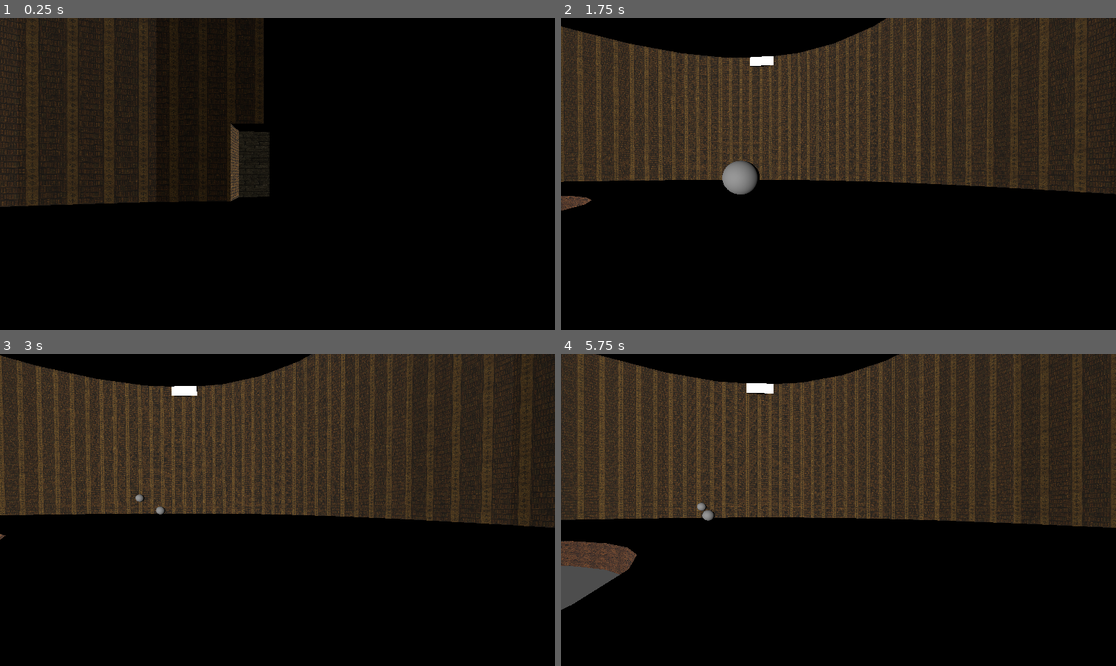
Above: before the commit, frames 1-4 (two rows, left to right).
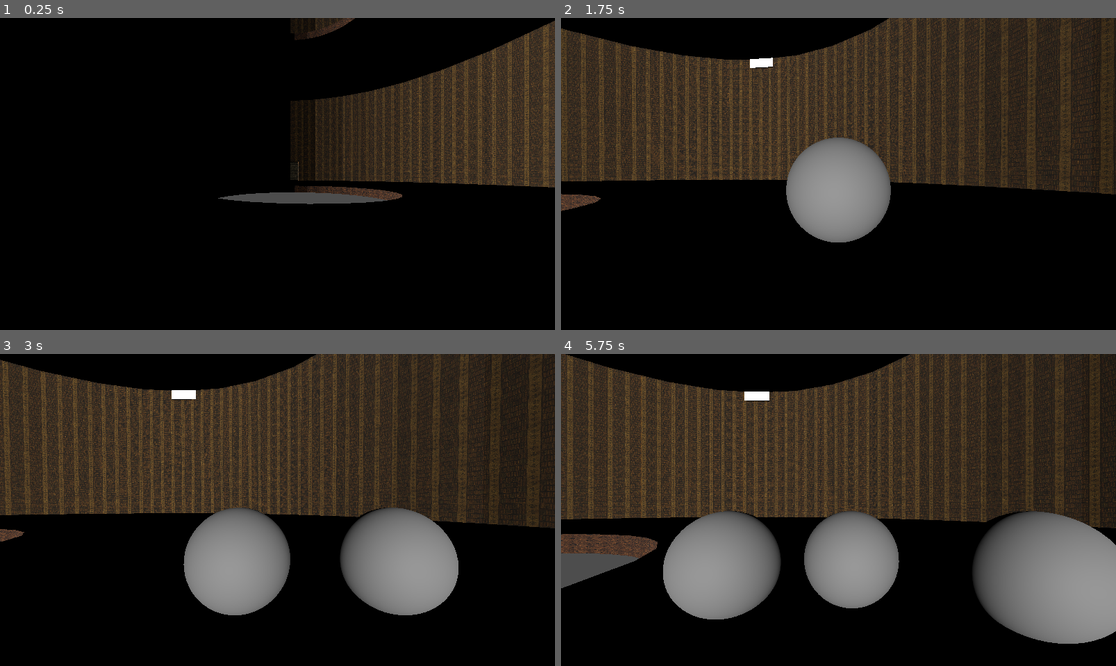
Above: after the commit, the same moments.

Repository: tharpm95/orb_thrower
Game: Godot game, scene res://worlds/level_1.tscn
Same seed, same stepped clock (60 frames per second), same inputs: the game is played once before the commit and once after it.
Inputs (mouse positions are in pixels of both pictures, inside the frame that each line leads up to):
- Up to frame 1 (0.25 s): no input
- Up to frame 2 (1.75 s): move the mouse to (866, 174) at 0.52 s; hold A (A) 0.53-1.28 s; tap D (D) at 0.8, 1.35 s; move the mouse to (810, 174) at 1.27 s; click (810, 174) at 1.55 s
- Up to frame 3 (3 s): move the mouse to (288, 503) at 2.02 s; press the mouse at (288, 503) at 2.03 s; tap S (S) at 2.3, 2.85 s; move the mouse to (271, 516) at 2.77 s; release the mouse at (271, 516) at 2.78 s
- Up to frame 4 (5.75 s): tap A (A) at 3.05 s; move the mouse to (877, 513) at 3.52 s; hold A (A) 3.53-4.28 s; tap D (D) at 3.8, 4.35 s; move the mouse to (794, 506) at 4.27 s; click (794, 506) at 4.55 s; move the mouse to (844, 510) at 5.02 s; press the mouse at (844, 510) at 5.03 s; tap S (S) at 5.3 s

The runs differ from the first frame. In frame 1, 40% of the frame differs, in the area x 0-100%, y 0-61%; in frame 2, 20%; in frame 3, 27%; in frame 4, 39%.

Commit message:
Orbs placed based on camera direction

Diff:
--- a/scripts/movement.gd
+++ b/scripts/movement.gd
@@ -3,7 +3,7 @@
 const SPEED = 5.0
 const JUMP_VELOCITY = 4.5
 const FALL_THRESHOLD = -100.0
-const LAUNCH_FORCE = 20.0
+const LAUNCH_FORCE = 10.0
 
 @onready var camera = $Camera3D
 
@@ -67,16 +67,20 @@
 		var sphere_instance = sphere_scene.instantiate()
 		add_child(sphere_instance)
 
-		# Position the sphere at the camera's position
-		sphere_instance.global_transform.origin = camera.global_transform.origin
+		# Position the sphere slightly in front of the camera, in the direction the camera is facing
+		var start_position = camera.global_transform.origin - camera.basis.z * 2  # Adjusted to move forward in the camera's view
+		sphere_instance.global_transform.origin = start_position
+		print("Sphere initialized at: ", sphere_instance.global_transform.origin)
 
-		# Get the direction the camera is facing
-		var launch_direction = -camera.basis.z.normalized()
+		# Hardcoded impulse direction
+		var hardcoded_direction = Vector3(1, 0, 1).normalized()
+		print("Applying impulse: ", hardcoded_direction)
 
-		# Apply force to the sphere in the direction the camera is facing
+		# Apply force to the sphere in this hardcoded direction
 		var sphere_rigidbody = sphere_instance as RigidBody3D
 		if sphere_rigidbody:
-			sphere_rigidbody.apply_central_impulse(launch_direction * LAUNCH_FORCE)
+			sphere_rigidbody.apply_central_impulse(hardcoded_direction * LAUNCH_FORCE)
+			print("Sphere velocity after impulse: ", sphere_rigidbody.linear_velocity)
 
 func _resurrect():
 	global_transform.origin = start_position
--- a/worlds/level_1.tscn
+++ b/worlds/level_1.tscn
@@ -19,8 +19,9 @@
 shape = SubResource("CapsuleShape3D_cba7o")
 
 [node name="Camera3D" type="Camera3D" parent="CharacterBody3D"]
-transform = Transform3D(0.0379692, 0, -0.999279, 0, 1, 0, 0.999279, 0, 0.0379692, 0.160954, 0, 0.26498)
+editor_description = ""
+transform = Transform3D(-0.0391377, 0, 0.999234, 0, 1, 0, -0.999234, 0, -0.0391377, 0.160954, 0, 0.26498)
 script = ExtResource("2_d2paj")
 
-[node name="library" parent="." instance=ExtResource("3_jj8qn")]
+[node name="LibraryCentralHall" parent="." instance=ExtResource("3_jj8qn")]
 transform = Transform3D(1, 0, 0, 0, 1, 0, 0, 0, 1, 4.53586, -5.38171, -0.870485)
--- a/worlds/light_beam.gd
+++ /dev/null
@@ -1,48 +0,0 @@
-extends CharacterBody3D
-
-# Assume `RayCast3D` is a child of this node.
-@export var max_distance: float = 500.0
-@onready var raycast = $RayCast3D
-
-func _ready():
-	# Ensure the RayCast3D is initially disabled
-	raycast.enabled = false
-	raycast.cast_to = Vector3.ZERO # Initial setting
-
-func _input(event):
-	# Check if the left mouse button is pressed
-	if event.is_action_pressed("ui_select"):  # Replace "ui_select" with your specific input action if different
-		emit_line()
-
-func emit_line():
-	# Align the raycast to the camera's direction
-	var camera = get_viewport().get_camera_3d()
-	var ray_start = global_transform.origin + Vector3.RIGHT * 0.5 # Adjust this based on your character's structure
-	raycast.global_transform.origin = ray_start
-	raycast.cast_to = camera.global_transform.basis.z * max_distance
-
-	# Enable raycast and check for collision
-	raycast.enabled = true
-	raycast.force_raycast_update()  # Ensures a raycast update
-	if raycast.is_colliding():
-		draw_line(raycast.get_collision_point())
-	else:
-		draw_line(ray_start + raycast.cast_to)
-
-	# Disable the raycast immediately after obtaining the collision
-	raycast.enabled = false
-
-func draw_line(to_point):
-	# Get the local translation of the character to ensure the line begins at the character
-	var line_start = global_transform.origin + Vector3.RIGHT * 0.5 # Adjust this further if necessary
-
-	# Draw or update a Line2D node, or your preferred method to visualize the line, between line_start and to_point.
-	var line = Line2D.new()
-	add_child(line)
-	line.points = [Vector2(line_start.x, line_start.z), Vector2(to_point.x, to_point.z)]
-	line.width = 2
-	line.default_color = Color(1, 0, 1)  # A solid purple color, adjust as needed
-
-	# Optionally, remove the line after a short delay
-	yield(get_tree().create_timer(0.2), "timeout")
-	line.queue_free()
Not shown, removed: mutetra.txt
